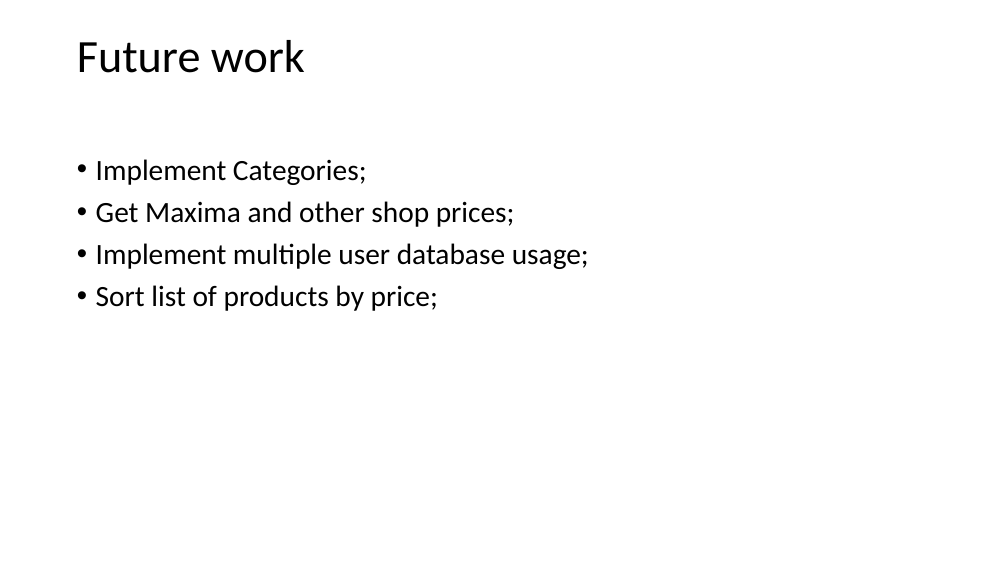
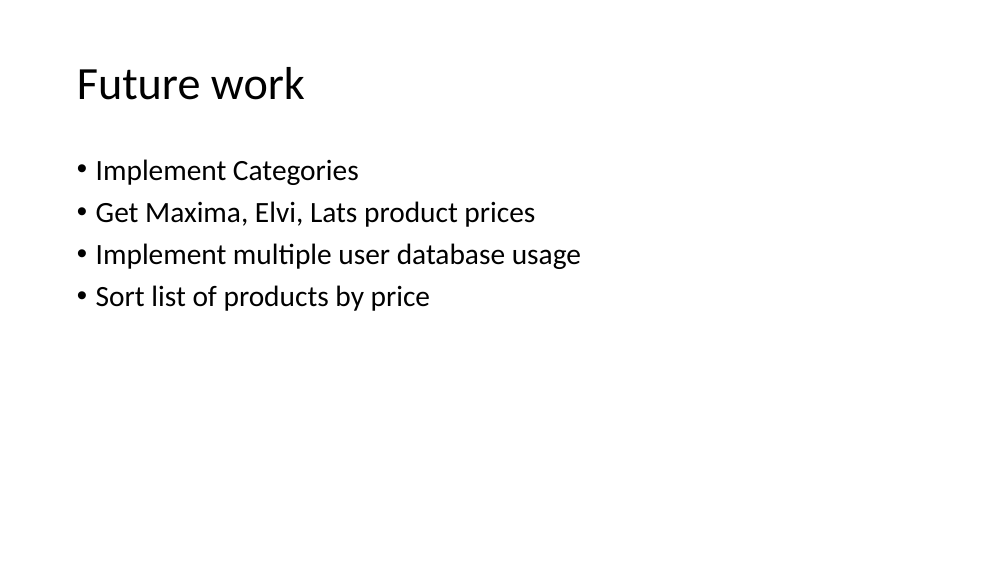
Before and after one commit to bricht/piens-un-maize, a slide deck: slide 9 of presentation/MilknBread.pptx. Drawn at 1008x567 pixels with LibreOffice and Linux fonts; fonts in the diff are those of the drawing. Boxes give left, top, right and bottom in pixels: in the first picture for what was removed or moved away, otherwise in the second. Text is boxed around its words. In the diff, an @@ line names an element or a change of style, - is before the commit and + after.

```diff
--- a/presentation/MilknBread.pptx
+++ b/presentation/MilknBread.pptx
@@ title "Future work": place and size @@
-title "Future work" at (77,40,305,73)
+title "Future work" at (77,67,305,100)
@@ text at (96,159,581,311): text changed @@
-• Implement Categories;
-• Get Maxima and other shop prices;
-• Implement multiple user database usage;
-• Sort list of products by price;
+• Implement Categories
+• Get Maxima, Elvi, Lats product prices
+• Implement multiple user database usage
+• Sort list of products by price
```
Also in this commit, not shown: 3 other slides changed.
